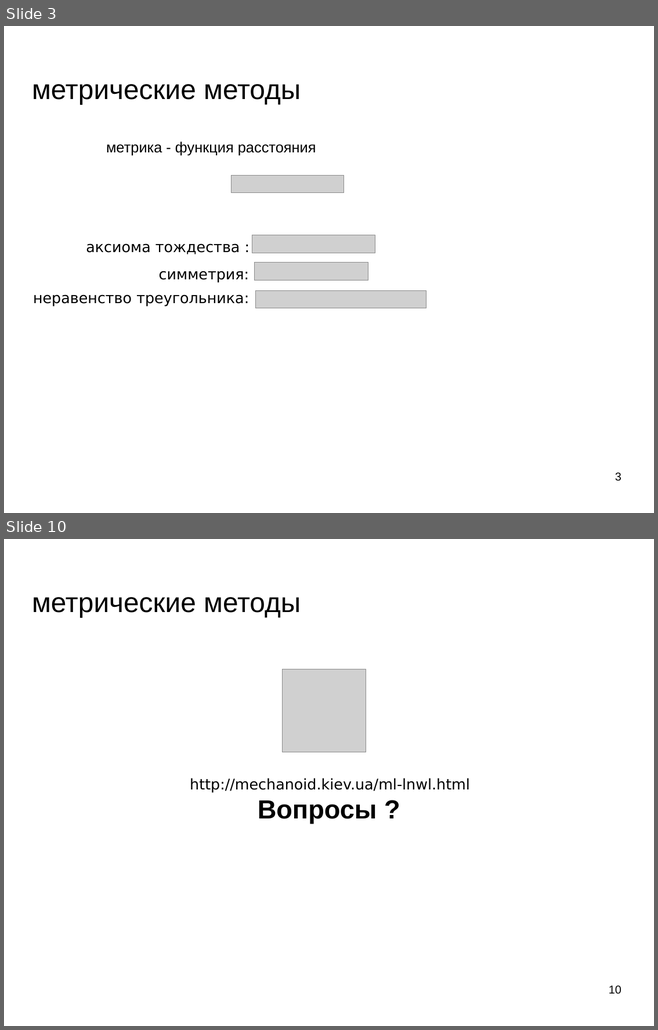
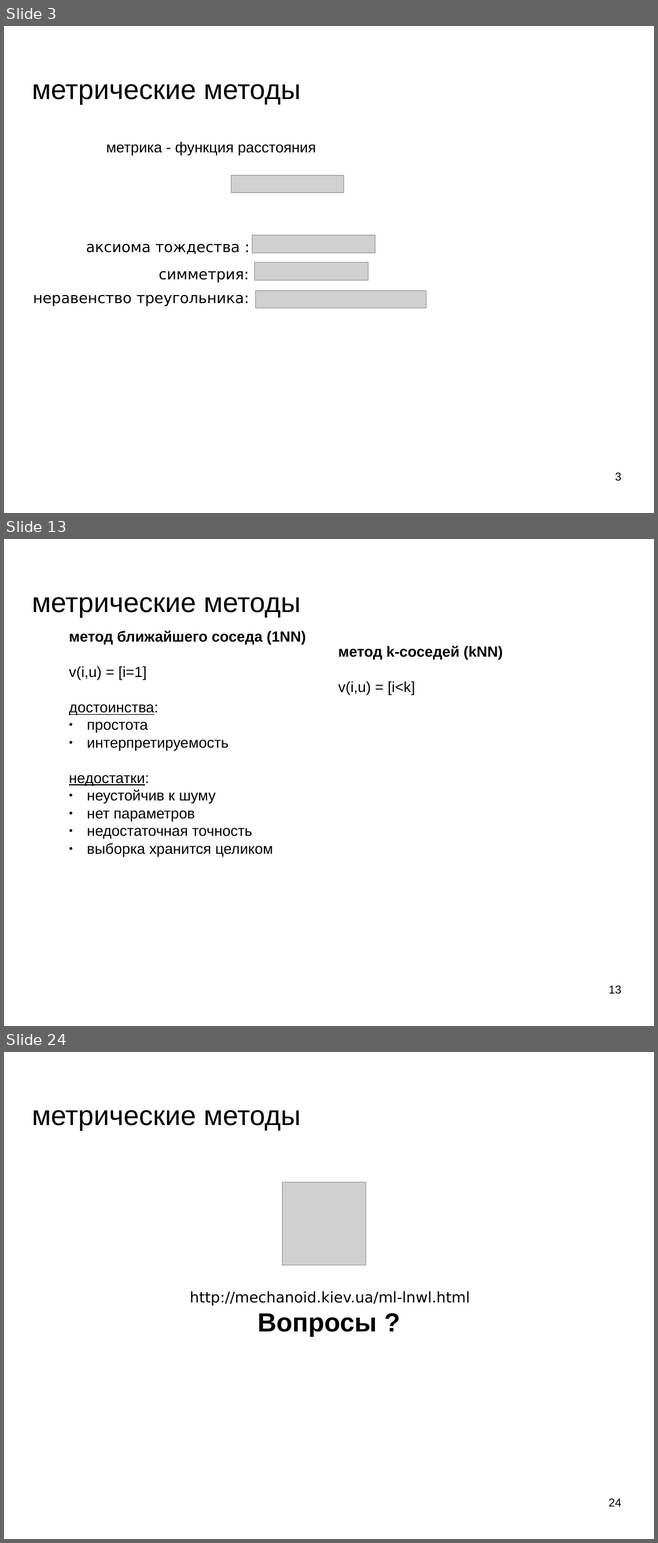
Before and after one commit to mechanoid5/ml_lectorium_legacy, a slide deck: 06-metric.odp. Shown one above the other, each under a label of ours: slides 3 and 10 before the commit, slides 3, 13 and 24 after it; the slides between them are not shown. The pictures are 658x1030 and 658x1543 pixels, drawn with LibreOffice and Linux fonts; fonts in the diff are those of the drawing; grey boxes stand for pictures; background and template pictures are left out. Boxes give left, top, right and bottom in pixels: in the first picture for what was removed or moved away, otherwise in the second. Text is boxed around its words. In the diff, an @@ line names an element or a change of style, - is before the commit and + after.

```diff
--- a/06-metric.odp
+++ b/06-metric.odp
@@ slide 13 added at [4,539,654,1026], background picture (left out) @@
@@ title added at [32,597,300,617], 33.9 pt, text #000000 @@
+метрические методы
@@ text added at [69,631,306,857], 18 pt, text #000000 @@
+метод ближайшего соседа (1NN)
+v(i,u) = [i=1]
+достоинства:
+● простота
+● интерпретируемость
+недостатки:
+● неустойчив к шуму
+● нет параметров
+● недостаточная точность
+● выборка хранится целиком
@@ text added at [338,646,503,696], 18 pt, text #000000, bold @@
+метод k-соседей (kNN)
+v(i,u) = [i<k]
@@ page number added at [608,986,621,994], 14 pt, text #000000 @@
+13
@@ what was slide 10 is now slide 24 @@
@@ page number at [608,1499,621,1507]: text changed @@
-10
+24
```
Also in this commit, not shown: 7 slides changed, 14 other slides added, 4 other files.
